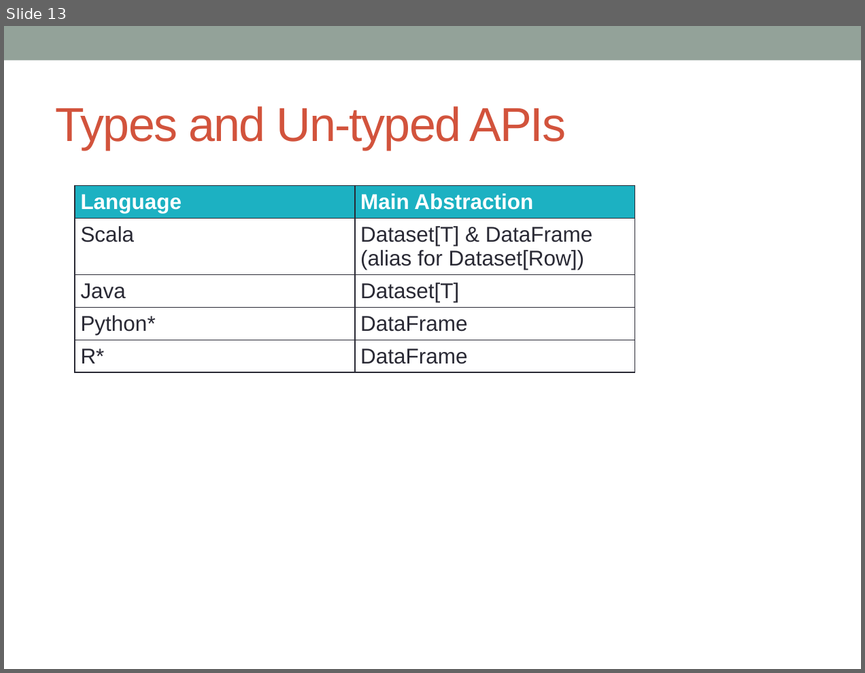
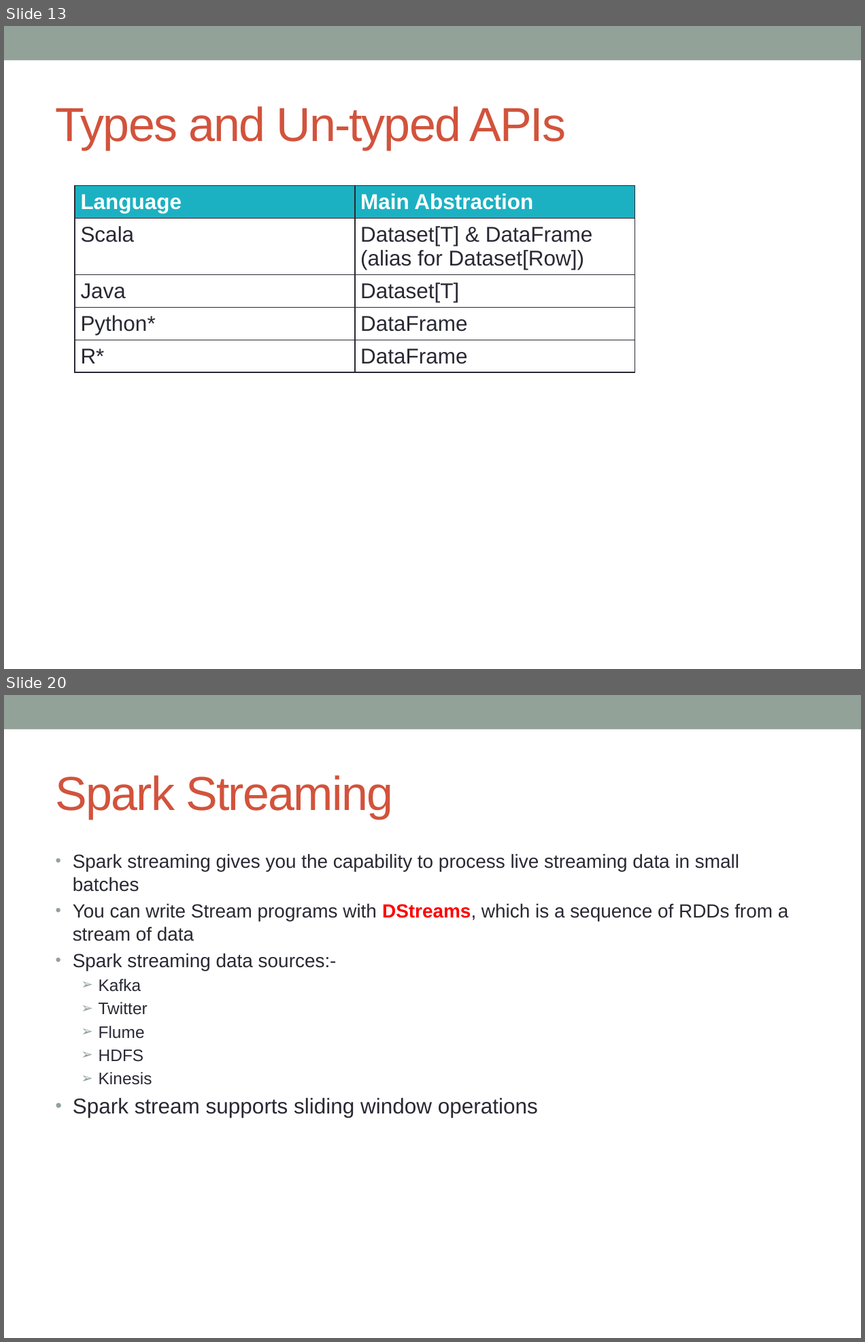
Before and after one commit to notionquest/ProjectDocumentation, a slide deck: Spark.pptx. Shown one above the other, each under a label of ours: slide 13 before the commit, slides 13 and 20 after it; the slides between them are not shown. The pictures are 865x673 and 865x1342 pixels, drawn with LibreOffice and Linux fonts; fonts in the diff are those of the drawing. Boxes give left, top, right and bottom in pixels: in the first picture for what was removed or moved away, otherwise in the second. Text is boxed around its words. In the diff, an @@ line names an element or a change of style, - is before the commit and + after.

```diff
--- a/Spark.pptx
+++ b/Spark.pptx
@@ slide 20 added at <box>4,695,861,1338</box>, background #FFFFFF; not listed: 1 template element that a slide beside it also shows @@
@@ title added at <box>56,775,393,819</box>, 40 pt, text #D2533C @@
+Spark Streaming
@@ text added at <box>73,853,789,1117</box>, 16 pt, text #292934 @@
+• Spark streaming gives you the capability to process live streaming data in small batches
+• You can write Stream programs with DStreams, which is a sequence of RDDs from a stream of data
+• Spark streaming data sources:-
+  ➢ Kafka
+  ➢ Twitter
+  ➢ Flume
+  ➢ HDFS
+  ➢ Kinesis
+• Spark stream supports sliding window operations
```
Also in this commit, not shown: 1 slide changed, 17 other slides added.
